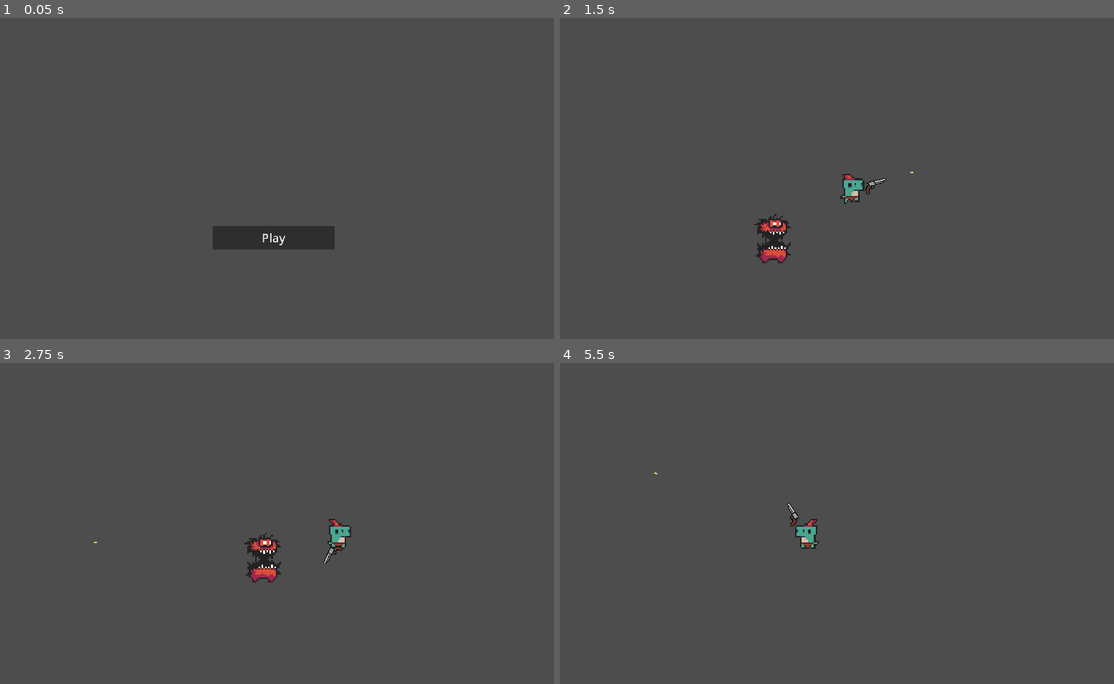
Above: before the commit, frames 1-4 (two rows, left to right).
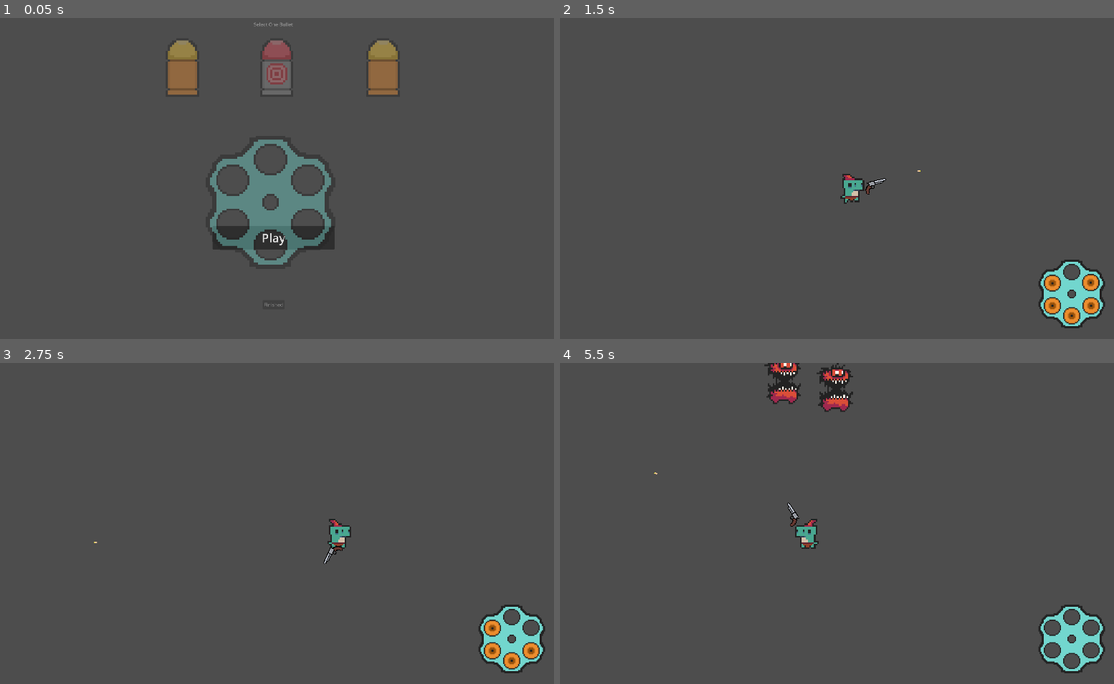
Above: after the commit, the same moments.

Repository: Meemog/GMTK2025
Game: Godot game, scene res://main.tscn
Same seed, same stepped clock (60 frames per second), same inputs: the game is played once before the commit and once after it.
Inputs (mouse positions are in pixels of both pictures, inside the frame that each line leads up to):
- Up to frame 1 (0.05 s): no input
- Up to frame 2 (1.5 s): click "Play" at 0.5 s; move the mouse to (958, 162) at 1.27 s; hold D (right) from 1.28 s (still down); click (958, 162) at 1.35 s
- Up to frame 3 (2.75 s): release D (right) at 2 s; drag from (160, 539) to (337, 536) at 2.02 s
- Up to frame 4 (5.5 s): move the mouse to (892, 452) at 2.77 s; hold D (right) 2.78-3.5 s; click (892, 452) at 2.85 s; drag from (803, 587) to (659, 475) at 3.52 s; move the mouse to (1003, 571) at 4.27 s; hold A (left) 4.28-5 s; tap Space (dash) at 4.35 s; click (1003, 571) at 4.55 s; drag from (659, 475) to (748, 443) at 5.02 s

The runs differ from the first frame. In frame 1, 5.8% of the frame differs, in the area x 30-72%, y 1-90%; in frame 2, 2.5%; in frame 3, 2.4%; in frame 4, 2.6%.

Commit message:
Added ammo counter

Diff:
--- /dev/null
+++ b/main/Scenes/ammo_count.tscn
@@ -0,0 +1,51 @@
+[gd_scene load_steps=4 format=3 uid="uid://dxrlycp27hmfj"]
+
+[ext_resource type="Script" uid="uid://d2hbyorw05kqv" path="res://Scripts/ammo_count.gd" id="1_o6slu"]
+[ext_resource type="Texture2D" uid="uid://da7jx2vwaeisd" path="res://Assets/Revolver_Chamber.png" id="2_ngl8a"]
+[ext_resource type="Texture2D" uid="uid://bxe202d5ncs1p" path="res://Assets/bullet_back.png" id="3_khfvt"]
+
+[node name="AmmoCount" type="Control"]
+z_index = 1
+layout_mode = 3
+anchors_preset = 15
+anchor_right = 1.0
+anchor_bottom = 1.0
+grow_horizontal = 2
+grow_vertical = 2
+mouse_filter = 2
+script = ExtResource("1_o6slu")
+
+[node name="Barrel" type="Sprite2D" parent="."]
+position = Vector2(1759, 929)
+scale = Vector2(3.6, 3.6)
+texture = ExtResource("2_ngl8a")
+
+[node name="Chamber1" type="Sprite2D" parent="Barrel"]
+position = Vector2(-3.39084e-05, -20.5556)
+texture = ExtResource("3_khfvt")
+metadata/_edit_lock_ = true
+
+[node name="Chamber2" type="Sprite2D" parent="Barrel"]
+position = Vector2(17.7777, -10.8334)
+texture = ExtResource("3_khfvt")
+metadata/_edit_lock_ = true
+
+[node name="Chamber3" type="Sprite2D" parent="Barrel"]
+position = Vector2(18.0555, 10.8333)
+texture = ExtResource("3_khfvt")
+metadata/_edit_lock_ = true
+
+[node name="Chamber4" type="Sprite2D" parent="Barrel"]
+position = Vector2(-3.39084e-05, 20.2778)
+texture = ExtResource("3_khfvt")
+metadata/_edit_lock_ = true
+
+[node name="Chamber5" type="Sprite2D" parent="Barrel"]
+position = Vector2(-18.0556, 10.8333)
+texture = ExtResource("3_khfvt")
+metadata/_edit_lock_ = true
+
+[node name="Chamber6" type="Sprite2D" parent="Barrel"]
+position = Vector2(-18.0556, -10.2778)
+texture = ExtResource("3_khfvt")
+metadata/_edit_lock_ = true
--- a/main/Scenes/player.tscn
+++ b/main/Scenes/player.tscn
@@ -1,10 +1,11 @@
-[gd_scene load_steps=20 format=3 uid="uid://b1g1pjlvoxks4"]
+[gd_scene load_steps=21 format=3 uid="uid://b1g1pjlvoxks4"]
 
 [ext_resource type="Script" uid="uid://djbh478p5uo2r" path="res://Scripts/player.gd" id="1_f1ek2"]
 [ext_resource type="PackedScene" uid="uid://br3fu8n5ergvx" path="res://Scenes/bullet.tscn" id="2_tx1dd"]
 [ext_resource type="Script" uid="uid://cnexkc647mh6q" path="res://Data/bullet.gd" id="3_tx1dd"]
 [ext_resource type="Resource" uid="uid://d31b3s2ga4wl0" path="res://Bullets/basic_bullet.tres" id="4_gymyn"]
 [ext_resource type="Texture2D" uid="uid://b7ytds7mwl6nb" path="res://Assets/0x72_DungeonTilesetII_v1.7.png" id="4_pu2lt"]
+[ext_resource type="Resource" path="res://Bullets/piercing_bullet.tres" id="4_ukyrk"]
 [ext_resource type="Texture2D" uid="uid://tgpr881hjyqd" path="res://Assets/gun.png" id="5_ukyrk"]
 [ext_resource type="AudioStream" uid="uid://dxd44vgwrh235" path="res://Assets/explosion.wav" id="6_7dp3o"]
 [ext_resource type="AudioStream" uid="uid://da4ubi4qkyqic" path="res://Assets/cock.mp3" id="7_h4iuc"]
@@ -92,7 +93,7 @@
 script = ExtResource("1_f1ek2")
 firing_cooldown = 0.4
 bullet_scene = ExtResource("2_tx1dd")
-bullets = Array[ExtResource("3_tx1dd")]([ExtResource("4_gymyn"), ExtResource("4_gymyn"), ExtResource("4_gymyn"), ExtResource("4_gymyn"), ExtResource("4_gymyn"), ExtResource("4_gymyn")])
+bullets = Array[ExtResource("3_tx1dd")]([ExtResource("4_ukyrk"), ExtResource("4_gymyn"), ExtResource("4_gymyn"), ExtResource("4_gymyn"), ExtResource("4_gymyn"), ExtResource("4_gymyn")])
 
 [node name="BodySprite" type="AnimatedSprite2D" parent="."]
 scale = Vector2(7, 7)
--- a/main/Scenes/tmp.tscn
+++ b/main/Scenes/tmp.tscn
@@ -1,10 +1,13 @@
-[gd_scene load_steps=6 format=3 uid="uid://c1u2aayf85c5c"]
+[gd_scene load_steps=9 format=3 uid="uid://c1u2aayf85c5c"]
 
 [ext_resource type="PackedScene" uid="uid://b1g1pjlvoxks4" path="res://Scenes/player.tscn" id="1_4dk5s"]
 [ext_resource type="Script" uid="uid://cc7w7ardd7vfi" path="res://Scripts/tmp.gd" id="1_vt2gi"]
 [ext_resource type="PackedScene" uid="uid://baaui1378vxx6" path="res://Scenes/enemy.tscn" id="2_vt2gi"]
 [ext_resource type="PackedScene" uid="uid://ce8yfchqb6ixj" path="res://Scenes/enemy_spawn_manager.tscn" id="3_xd06i"]
 [ext_resource type="PackedScene" uid="uid://8yxh4i3gbno6" path="res://Scenes/update_chamber_overlay.tscn" id="4_co08v"]
+[ext_resource type="Script" uid="uid://cnexkc647mh6q" path="res://Data/bullet.gd" id="5_xwt7a"]
+[ext_resource type="Resource" uid="uid://bysinuf6v87fg" path="res://Bullets/ice_bullet.tres" id="6_ieg5i"]
+[ext_resource type="Resource" uid="uid://d31b3s2ga4wl0" path="res://Bullets/basic_bullet.tres" id="7_k18ce"]
 
 [node name="tmp" type="Node2D"]
 script = ExtResource("1_vt2gi")
@@ -15,6 +18,7 @@
 
 [node name="Player" parent="." instance=ExtResource("1_4dk5s")]
 position = Vector2(945, 525)
+bullets = Array[ExtResource("5_xwt7a")]([ExtResource("6_ieg5i"), ExtResource("6_ieg5i"), ExtResource("6_ieg5i"), ExtResource("7_k18ce"), ExtResource("7_k18ce"), ExtResource("7_k18ce")])
 
 [node name="CanvasLayer" type="CanvasLayer" parent="."]
 
--- /dev/null
+++ b/main/Scripts/ammo_count.gd
@@ -0,0 +1,21 @@
+extends Control
+
+var player: Player
+
+@onready var barrels: Array[Sprite2D] = [$Barrel/Chamber1, $Barrel/Chamber2, $Barrel/Chamber3, $Barrel/Chamber4, $Barrel/Chamber5, $Barrel/Chamber6]
+
+func _ready() -> void:
+    fill_bullets()
+
+    player.fired.connect(_on_fired)
+    player.reload.connect(_on_reload)
+
+func fill_bullets():
+    for i in range(6):
+        barrels[i].texture = player.bullets[i].back_view_texture
+
+func _on_fired():
+    barrels[player.bullet_pointer].texture = null
+
+func _on_reload():
+    fill_bullets()
--- a/main/Scripts/player.gd
+++ b/main/Scripts/player.gd
@@ -6,8 +6,10 @@
 @export var firing_cooldown = 0.3
 @export var dash_distance = 400
 @export var bullet_scene: PackedScene
+@export var bullets : Array[Bullet] = []
 
-@export var bullets : Array[Bullet] = []
+signal fired()
+signal reload()
 
 var bullet_pointer : int = 0
 var mouse_location
@@ -73,15 +75,19 @@
         bullet.travel_vector = bullet_vector
         bullet.data = bullets[bullet_pointer]
         add_sibling(bullet)
+
         bullet.data.shoot(self)
         $Shot.play()
         time_since_shot = 0
         can_fire = false
+        fired.emit()
 
         # increment bullet pointer
         bullet_pointer += 1
         if bullet_pointer >= 6:
             bullet_pointer = 0
+
+
 
     # Dash
     if Input.is_action_just_pressed("dash") and can_dash:
--- a/main/main.gd
+++ b/main/main.gd
@@ -6,9 +6,17 @@
 
 @export var player_scene: PackedScene
 @export var enemy_scene: PackedScene
+@export var spawn_manager_scene: PackedScene
+@export var ammo_counter_scene: PackedScene
+@onready var update_chamber_overlay: UpdateChamberOverlay = $UiManager/UpdateChamberOverlay
+@export var enemy_speed = 8
+var current_round : int = 1
 
 var state = State.MENU
 var prev_state = State.NULL
+
+func _ready() -> void:
+    update_chamber_overlay.close_overlay()
 
 func set_state(new_state: State):
     state = new_state
@@ -22,11 +30,20 @@
     var player = player_scene.instantiate()
     add_child(player)
 
-    var enemy = enemy_scene.instantiate()
-    enemy.player = player
-    enemy.speed = 200
-    enemy.position = Vector2(-400, 400)
-    add_child(enemy)
+    update_chamber_overlay.player = player
+
+    var ammo_counter = ammo_counter_scene.instantiate()
+    ammo_counter.player = player
+    $UiManager.add_child(ammo_counter)
+    $UiManager.move_child(ammo_counter, 0)
+
+    var spawn_manager = spawn_manager_scene.instantiate()
+    spawn_manager.player = player
+    add_child(spawn_manager)
+
+    Events.new_round_started.emit(current_round)
+    Events.round_ended.connect(_on_round_ended)
+    Events.chamber_update_completed.connect(_on_chamber_update_completed)
 
     # Set State
     set_state(State.LIVE)
@@ -40,3 +57,11 @@
         else:
             prev_state = state
             set_state(State.PAUSED)
+
+func _on_round_ended() -> void:
+    print("Round Ended!!!")
+    update_chamber_overlay.open_overlay()
+
+func _on_chamber_update_completed() -> void:
+    current_round += 1
+    Events.new_round_started.emit(current_round)
--- a/main/main.tscn
+++ b/main/main.tscn
@@ -1,14 +1,19 @@
-[gd_scene load_steps=5 format=3 uid="uid://cvec1d7cq015b"]
+[gd_scene load_steps=8 format=3 uid="uid://cvec1d7cq015b"]
 
 [ext_resource type="Script" uid="uid://ctmpka1t8gdma" path="res://main.gd" id="1_0xm2m"]
 [ext_resource type="PackedScene" uid="uid://ciwp82oi167xb" path="res://Scenes/main_menu.tscn" id="2_0xm2m"]
 [ext_resource type="PackedScene" uid="uid://b1g1pjlvoxks4" path="res://Scenes/player.tscn" id="2_h2yge"]
 [ext_resource type="PackedScene" uid="uid://baaui1378vxx6" path="res://Scenes/enemy.tscn" id="3_1bvp3"]
+[ext_resource type="PackedScene" uid="uid://ce8yfchqb6ixj" path="res://Scenes/enemy_spawn_manager.tscn" id="4_7mycd"]
+[ext_resource type="PackedScene" uid="uid://dxrlycp27hmfj" path="res://Scenes/ammo_count.tscn" id="5_272bh"]
+[ext_resource type="PackedScene" uid="uid://8yxh4i3gbno6" path="res://Scenes/update_chamber_overlay.tscn" id="6_272bh"]
 
 [node name="Main" type="Node2D"]
 script = ExtResource("1_0xm2m")
 player_scene = ExtResource("2_h2yge")
 enemy_scene = ExtResource("3_1bvp3")
+spawn_manager_scene = ExtResource("4_7mycd")
+ammo_counter_scene = ExtResource("5_272bh")
 
 [node name="Camera2D" type="Camera2D" parent="."]
 zoom = Vector2(0.76, 0.76)
@@ -17,4 +22,6 @@
 
 [node name="MainMenu" parent="UiManager" instance=ExtResource("2_0xm2m")]
 
+[node name="UpdateChamberOverlay" parent="UiManager" instance=ExtResource("6_272bh")]
+
 [connection signal="play_btn_clicked" from="UiManager/MainMenu" to="." method="_on_main_menu_play_btn_clicked"]
Not shown, added: main/Scripts/ammo_count.gd.uid
